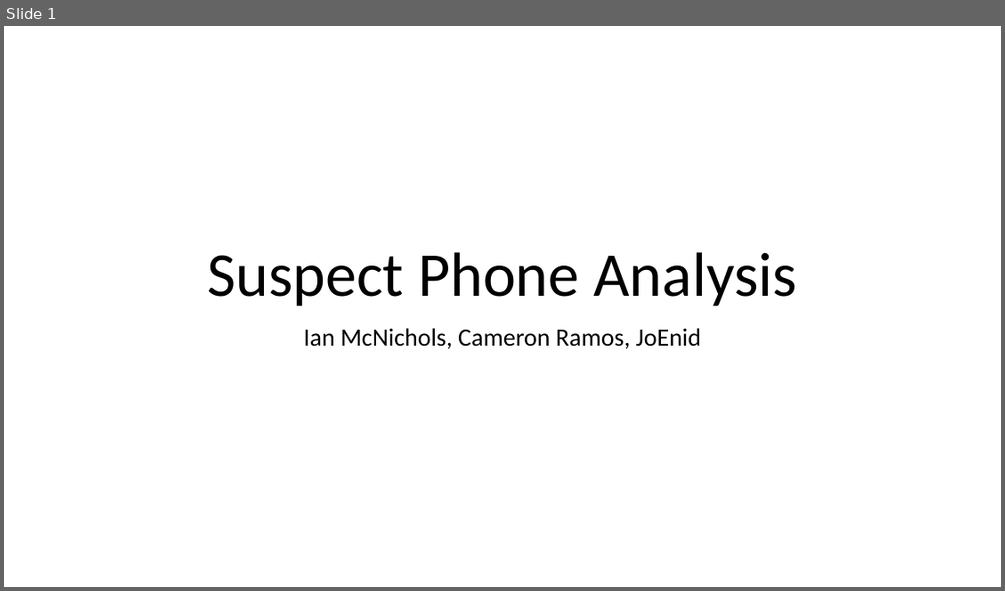
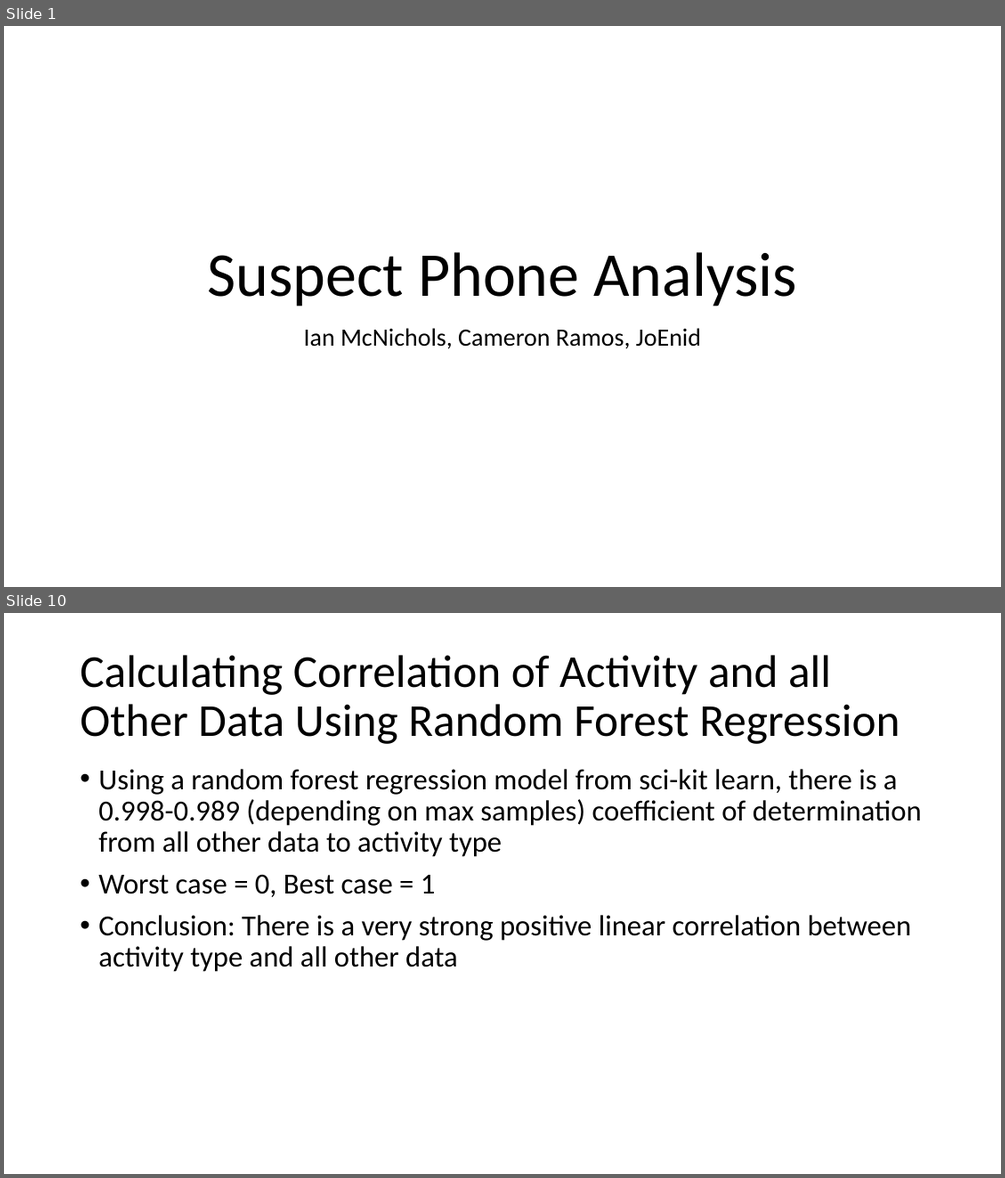
Before and after one commit to ian-mcnichols/CS_480, a slide deck: 480_HW1.pptx. Shown one above the other, each under a label of ours: slide 1 before the commit, slides 1 and 10 after it; the slides between them are not shown. The pictures are 1005x591 and 1005x1178 pixels, drawn with LibreOffice and Linux fonts; fonts in the diff are those of the drawing. Boxes give left, top, right and bottom in pixels: in the first picture for what was removed or moved away, otherwise in the second. Text is boxed around its words. In the diff, an @@ line names an element or a change of style, - is before the commit and + after.

```diff
--- a/480_HW1.pptx
+++ b/480_HW1.pptx
@@ slide 10 added at (4,613,1001,1174), background #FFFFFF @@
@@ title added at (80,655,899,744), 44 pt, text #000000 @@
+Calculating Correlation of Activity and all Other Data Using Random Forest Regression
@@ text added at (98,769,922,972), 28 pt, text #000000 @@
+• Using a random forest regression model from sci-kit learn, there is a 0.998-0.989 (depending on max samples) coefficient of determination from all other data to activity type
+• Worst case = 0, Best case = 1
+• Conclusion: There is a very strong positive linear correlation between activity type and all other data
```
Also in this commit, not shown: 5 slides changed, 3 other slides added, 3 other files.
